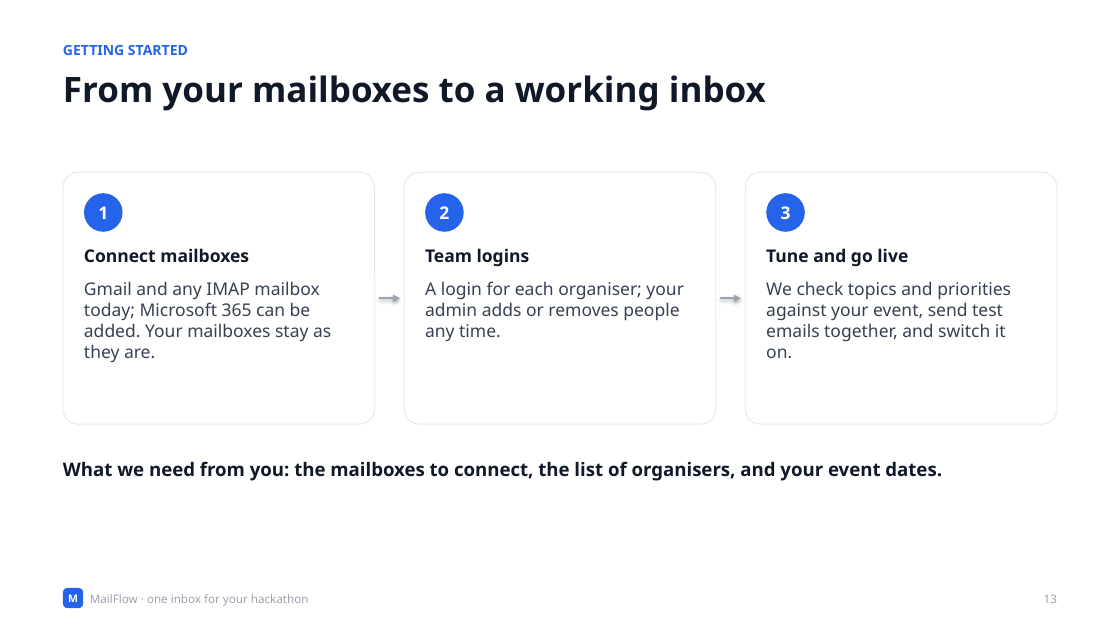
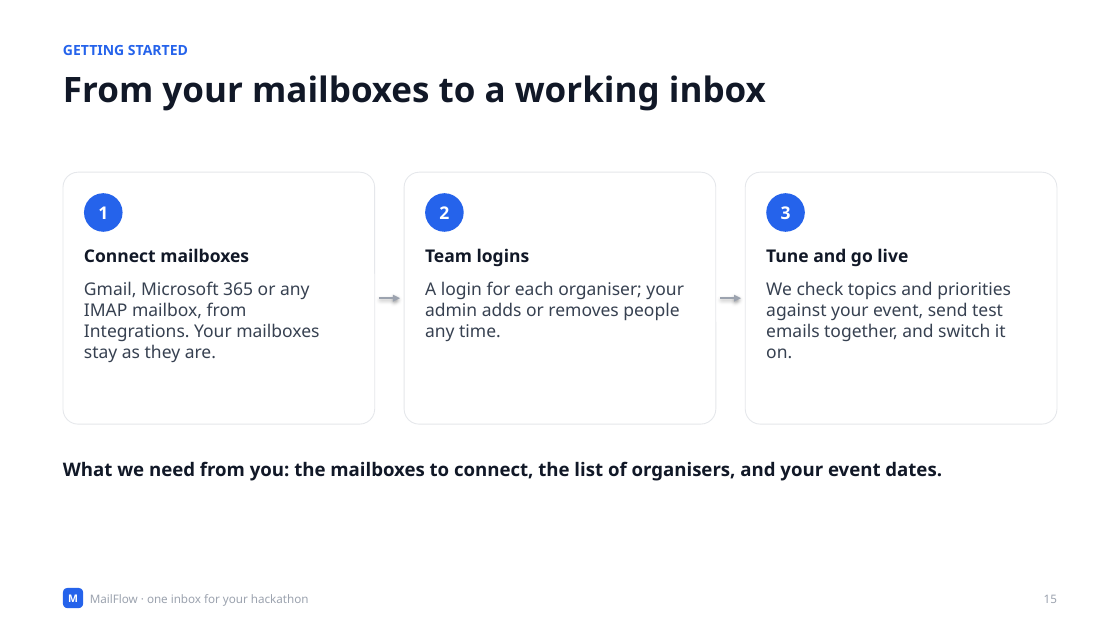
Before and after one commit to Olwethu-Dlamini/mailflow, a slide deck: slide 15 of deck/MailFlow-Client.pptx (slide 13 before the commit). Drawn at 1120x630 pixels with LibreOffice and Linux fonts; fonts in the diff are those of the drawing. Boxes give left, top, right and bottom in pixels: in the first picture for what was removed or moved away, otherwise in the second. Text is boxed around its words. In the diff, an @@ line names an element or a change of style, - is before the commit and + after.

Commit message:
Decks: welcome page, Integrations and the security audit
- New screenshots: the welcome page and the Integrations 'AI that sorts' tab.
- Client deck (15 slides): the welcome page, Integrations; replies work from any mailbox with
  SMTP.
- Technical deck (18 slides): Integrations, and the audit: 0 confirmed findings, the 10 leads
  and how each was closed.

```diff
--- a/deck/MailFlow-Client.pptx
+++ b/deck/MailFlow-Client.pptx
@@ text at bbox=[84, 281, 319, 362]: text changed @@
-Gmail and any IMAP mailbox today; Microsoft 365 can be added. Your mailboxes stay as they are.
+Gmail, Microsoft 365 or any IMAP mailbox, from Integrations. Your mailboxes stay as they are.
```
Also in this commit, not shown: 10 other slides changed, 2 slides added, 7 other files.
